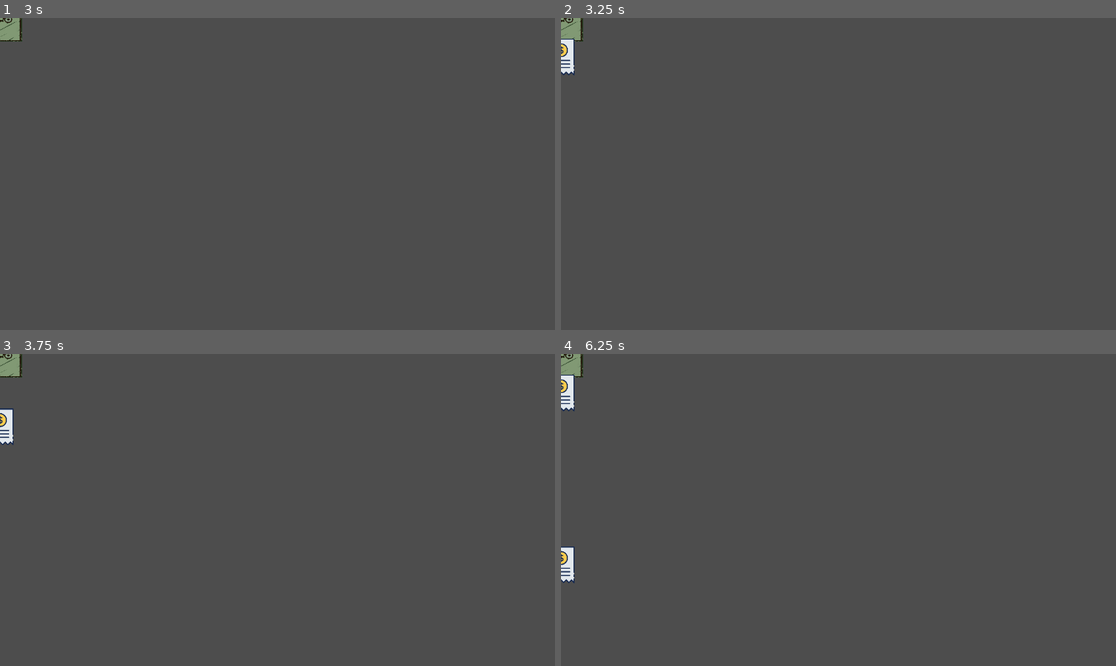
Above: before the commit, frames 1-4 (two rows, left to right).
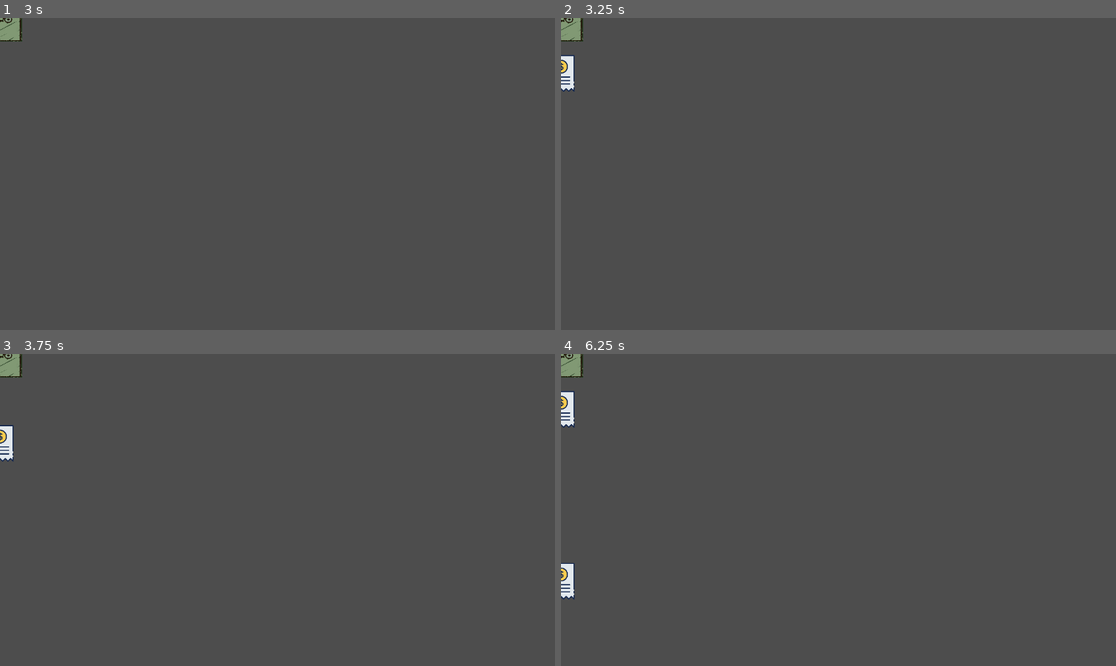
Above: after the commit, the same moments.

Repository: agreene5/Loads-O-Money
Game: Godot game, scene res://income_tax.tscn
Two runs of this game, one before a commit and one after it. Both use one fixed random seed, a clock stepped at 60 frames per second and the inputs below. This scene is started directly instead of the project's main scene.
Inputs (mouse positions are in pixels of both pictures, inside the frame that each line leads up to):
- Up to frame 1 (3 s): tap Enter at 0.5, 2 s; move the mouse to (399, 158) at 0.52 s; tap E every 0.75 s from 0.6 to 2.85 s; click (399, 158) at 0.67 s; tap Space at 1.25, 2.75 s; move the mouse to (166, 189) at 1.27 s; click (166, 189) at 1.42 s; move the mouse to (333, 105) at 2.02 s; click (333, 105) at 2.17 s; move the mouse to (249, 236) at 2.77 s; click (249, 236) at 2.92 s
- Up to frame 2 (3.25 s): no input
- Up to frame 3 (3.75 s): move the mouse to (444, 556) at 3.52 s; tap E at 3.6 s; click (444, 556) at 3.67 s
- Up to frame 4 (6.25 s): move the mouse to (672, 463) at 4.27 s; tap E at 4.35, 5.1, 5.85 s; click (672, 463) at 4.42 s; move the mouse to (866, 510) at 5.02 s; click (866, 510) at 5.17 s; move the mouse to (755, 432) at 5.77 s; click (755, 432) at 5.92 s

Frame 1 is identical in both runs. In frame 2, 0.3% of the frame differs, in the area x 0-3%, y 6-24%; in frame 3, 0.3%; in frame 4, 0.6%, in the area x 0-3%, y 6-79%.

Commit message:
Added collisions to player, all enemy bodies and all tax shot types

Diff:
--- a/income_tax.tscn
+++ b/income_tax.tscn
@@ -1,7 +1,10 @@
-[gd_scene load_steps=3 format=3 uid="uid://5wf77ibnn851"]
+[gd_scene load_steps=4 format=3 uid="uid://5wf77ibnn851"]
 
 [ext_resource type="Texture2D" uid="uid://dqumg0thye606" path="res://Temp_Assets/Temp_Tax_Assets/Temp_Income_Tax.png" id="1_lhyq8"]
 [ext_resource type="Script" path="res://Enemy_Tax_Shots.gd" id="2_ysgm2"]
+
+[sub_resource type="RectangleShape2D" id="RectangleShape2D_k1p01"]
+size = Vector2(92, 98)
 
 [node name="Income_Tax" type="CharacterBody2D"]
 
@@ -11,3 +14,6 @@
 
 [node name="Income_Tax_Shot" type="Node2D" parent="."]
 script = ExtResource("2_ysgm2")
+
+[node name="CollisionShape2D" type="CollisionShape2D" parent="."]
+shape = SubResource("RectangleShape2D_k1p01")
--- a/income_tax_projectile.tscn
+++ b/income_tax_projectile.tscn
@@ -1,7 +1,10 @@
-[gd_scene load_steps=3 format=3 uid="uid://qpo1ead7cbp7"]
+[gd_scene load_steps=4 format=3 uid="uid://qpo1ead7cbp7"]
 
 [ext_resource type="Script" path="res://income_tax_projectile.gd" id="1_2xvv4"]
 [ext_resource type="Texture2D" uid="uid://dmwbvuduc13n1" path="res://Temp_Assets/Temp_Tax_Assets/Temp_Tax_Enemy_Projectile.png" id="1_wh8bn"]
+
+[sub_resource type="RectangleShape2D" id="RectangleShape2D_r4npx"]
+size = Vector2(58, 76)
 
 [node name="Income_Tax_Projectile" type="RigidBody2D"]
 script = ExtResource("1_2xvv4")
@@ -9,3 +12,6 @@
 [node name="Income_Tax_Projectile_Sprite" type="Sprite2D" parent="."]
 scale = Vector2(0.16, 0.16)
 texture = ExtResource("1_wh8bn")
+
+[node name="CollisionShape2D" type="CollisionShape2D" parent="."]
+shape = SubResource("RectangleShape2D_r4npx")
--- a/player.tscn
+++ b/player.tscn
@@ -1,9 +1,12 @@
-[gd_scene load_steps=5 format=3 uid="uid://by1ubyds8mqk3"]
+[gd_scene load_steps=6 format=3 uid="uid://by1ubyds8mqk3"]
 
 [ext_resource type="Script" path="res://Player_Movement_Script.gd" id="1_hwsdl"]
 [ext_resource type="Script" path="res://Camera_Movement_Script.gd" id="2_x6mct"]
 [ext_resource type="Script" path="res://Player_Shot_Script.gd" id="3_yqww1"]
 [ext_resource type="Texture2D" uid="uid://bg7pacq4pfacr" path="res://Temp_Assets/Temp_Character_Assets/Temp_Character.jpg" id="4_23rbx"]
+
+[sub_resource type="RectangleShape2D" id="RectangleShape2D_syhdx"]
+size = Vector2(50, 50)
 
 [node name="Player" type="CharacterBody2D"]
 
@@ -23,3 +26,6 @@
 [node name="Player_Sprite" type="Sprite2D" parent="."]
 scale = Vector2(0.05, 0.05)
 texture = ExtResource("4_23rbx")
+
+[node name="CollisionShape2D" type="CollisionShape2D" parent="."]
+shape = SubResource("RectangleShape2D_syhdx")
